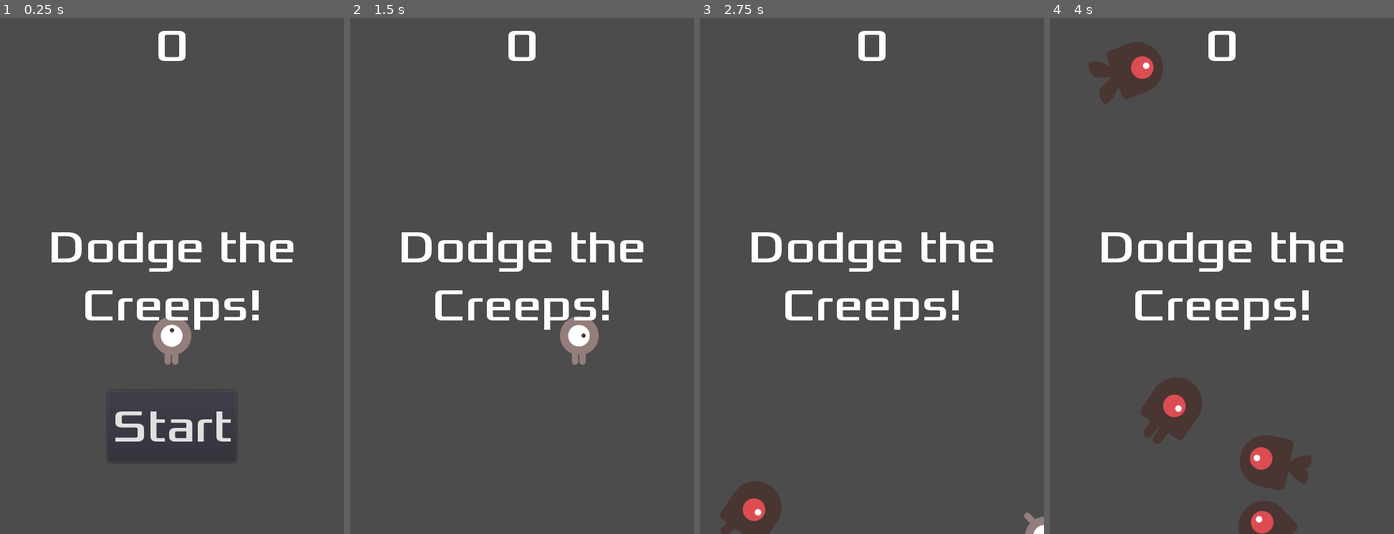
Above: before the commit, frames 1-4 (left to right).
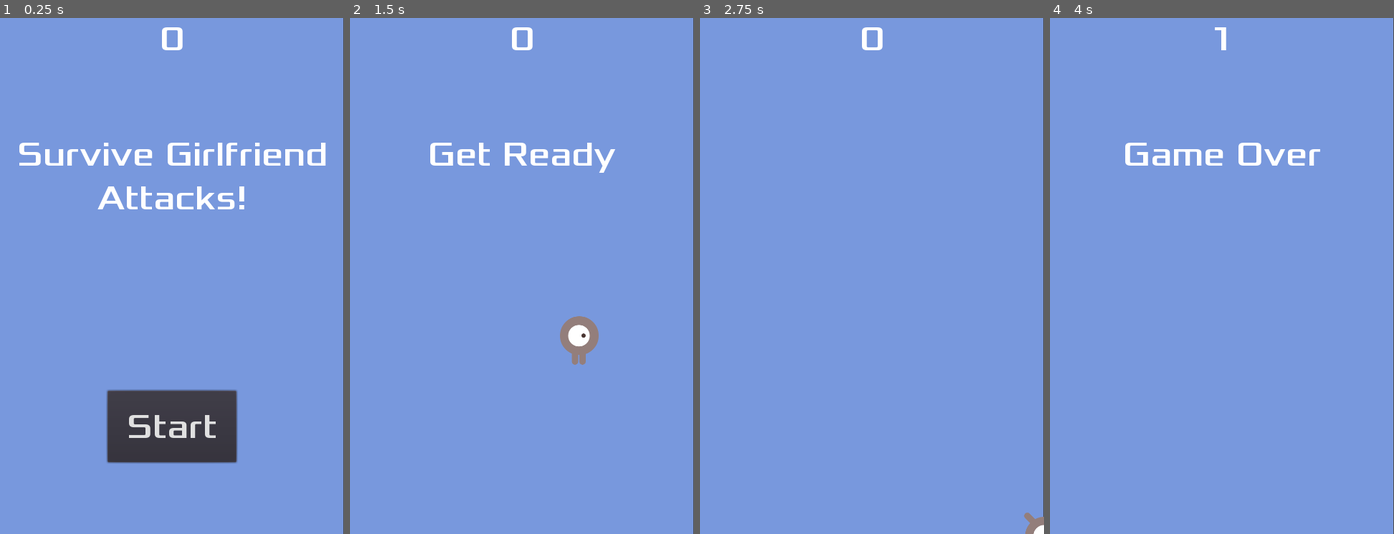
Above: after the commit, the same moments.

Repository: jacygao/dodger
Game: Godot game, scene res://Main.tscn
Two runs of this game, one before a commit and one after it. Both use one fixed random seed, a clock stepped at 60 frames per second and the inputs below.
Inputs:
- Up to frame 1 (0.25 s): no input
- Up to frame 2 (1.5 s): click "Start" at 0.5 s; tap Enter at 1.25 s; hold Right (ui_right) from 1.28 s (still down)
- Up to frame 3 (2.75 s): release Right (ui_right) at 2.03 s; hold Down (ui_down) from 2.03 s (still down)
- Up to frame 4 (4 s): release Down (ui_down) at 2.78 s; hold Right (ui_right) 2.78-3.53 s; hold Up (ui_up) from 3.53 s (still down)

The runs differ from the first frame. In frame 1, 96% of the frame differs, in the area x 0-100%, y 0-100%; in frame 2, 99%; in frame 3, 100%; in frame 4, 100%.

Commit message:
hooked up game v1

Diff:
--- a/HUD.gd
+++ b/HUD.gd
@@ -21,7 +21,7 @@
 	# Wait until the MessageTimer has counted down.
 	yield($MessageTimer, "timeout")
 
-	$Message.text = "Dodge the Creeps!"
+	$Message.text = "Survive Girlfriend Attacks!"
 	$Message.show()
 	# Make a one-shot timer and wait for it to finish.
 	yield(get_tree().create_timer(1), "timeout")
@@ -34,7 +34,6 @@
 func _on_MessageTimer_timeout():
 	$Message.hide()
 
-
 func _on_StartButton_pressed():
 	$StartButton.hide()
 	emit_signal("start_game")
--- a/HUD.tscn
+++ b/HUD.tscn
@@ -4,7 +4,7 @@
 [ext_resource path="res://dodge_assets/fonts/Xolonium-Regular.ttf" type="DynamicFontData" id=2]
 
 [sub_resource type="DynamicFont" id=1]
-size = 64
+size = 48
 font_data = ExtResource( 2 )
 
 [node name="HUD" type="CanvasLayer"]
@@ -24,10 +24,10 @@
 anchor_top = 0.5
 anchor_right = 1.0
 anchor_bottom = 0.5
-margin_top = -79.5
-margin_bottom = 79.5
+margin_top = -199.0
+margin_bottom = -80.0
 custom_fonts/font = SubResource( 1 )
-text = "Dodge the Creeps!"
+text = "Survive Girlfriend Attacks!"
 align = 1
 autowrap = true
 __meta__ = {
--- a/Main.gd
+++ b/Main.gd
@@ -6,7 +6,6 @@
 # Called when the node enters the scene tree for the first time.
 func _ready():
 	randomize()
-	new_game()
 
 func _on_StartTimer_timeout():
 	$MobTimer.start()
@@ -15,7 +14,7 @@
 
 func _on_ScoreTimer_timeout():
 	score += 1
-
+	$HUD.update_score(score)
 
 func _on_MobTimer_timeout():
 	# Choose a random location on Path2D.
@@ -37,8 +36,12 @@
 func game_over():
 	$ScoreTimer.stop()
 	$MobTimer.stop()
+	get_tree().call_group("mobs", "queue_free")
+	$HUD.show_game_over()
 
 func new_game():
 	score = 0
 	$Player.start($StartPosition.position)
 	$StartTimer.start()
+	$HUD.update_score(score)
+	$HUD.show_message("Get Ready")
--- a/Main.tscn
+++ b/Main.tscn
@@ -13,6 +13,16 @@
 [node name="Main" type="Node"]
 script = ExtResource( 1 )
 Mob = ExtResource( 2 )
+
+[node name="ColorRect" type="ColorRect" parent="."]
+anchor_right = 1.0
+anchor_bottom = 1.0
+margin_left = -1.0
+margin_right = -1.0
+color = Color( 0.47451, 0.6, 0.870588, 1 )
+__meta__ = {
+"_edit_use_anchors_": false
+}
 
 [node name="Player" parent="." instance=ExtResource( 3 )]
 
@@ -34,6 +44,8 @@
 [node name="MobSpawnLocation" type="PathFollow2D" parent="MobPath"]
 
 [node name="HUD" parent="." instance=ExtResource( 4 )]
+[connection signal="hit" from="Player" to="." method="game_over"]
 [connection signal="timeout" from="MobTimer" to="." method="_on_MobTimer_timeout"]
 [connection signal="timeout" from="ScoreTimer" to="." method="_on_ScoreTimer_timeout"]
 [connection signal="timeout" from="StartTimer" to="." method="_on_StartTimer_timeout"]
+[connection signal="start_game" from="HUD" to="." method="new_game"]
--- a/Mob.tscn
+++ b/Mob.tscn
@@ -30,7 +30,9 @@
 radius = 36.2017
 height = 27.5751
 
-[node name="Mob" type="RigidBody2D"]
+[node name="Mob" type="RigidBody2D" groups=[
+"mobs",
+]]
 position = Vector2( 51.6568, 49.1369 )
 collision_mask = 0
 gravity_scale = 0.0
